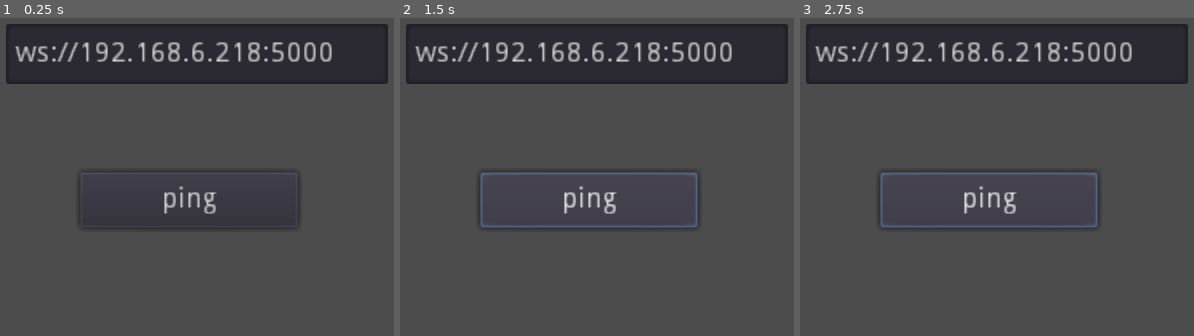
Above: before the commit, frames 1-3 (left to right).
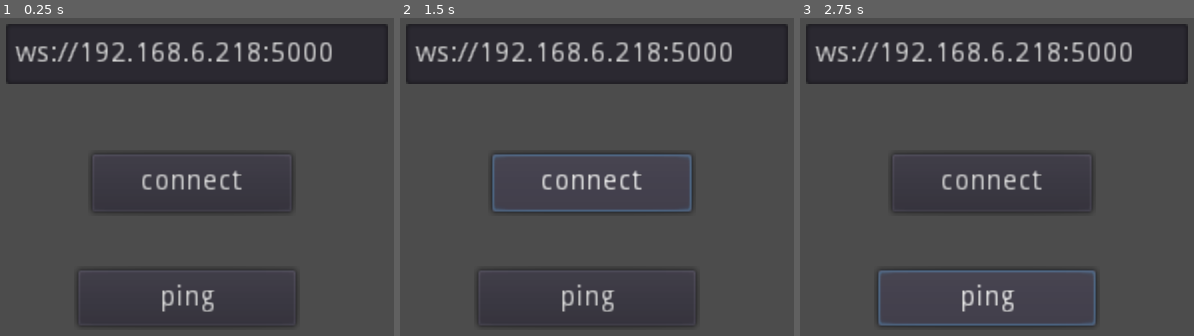
Above: after the commit, the same moments.

Repository: dirkk0/nodejs-godot-websockets
Game: Godot game, scene res://Node2D.tscn
Two runs of this game, one before a commit and one after it. Both use one fixed random seed, a clock stepped at 60 frames per second and the inputs below.
Inputs (mouse positions are in pixels of both pictures, inside the frame that each line leads up to):
- Up to frame 1 (0.25 s): no input
- Up to frame 2 (1.5 s): click "ping" at 0.5 s; click (593, 183) at 1.25 s, where only the run after the commit has a clickable "connect"
- Up to frame 3 (2.75 s): click "ping" at 2 s

The runs differ from the first frame. In frame 1, 2.5% of the frame differs, in the area x 19-76%, y 42-98%; in frame 2, 3.8%; in frame 3, 3.9%.

Commit message:
added connection button

Diff:
--- a/client/Node2D.gd
+++ b/client/Node2D.gd
@@ -3,10 +3,10 @@
 
 var ws = null
 
-var time_start = 0
-var time_now = 0
+func _ready():
+	_connect()
 
-func _ready():
+func _connect():
     ws = WebSocketClient.new()
     ws.connect("connection_established", self, "_connection_established")
     ws.connect("connection_closed", self, "_connection_closed")
@@ -38,9 +38,13 @@
             var test = ws.get_peer(1).get_packet()
             print('recieve %s' % test.get_string_from_ascii ())
 
-func _on_Button_button_down():
+func _on_btn_ping_pressed():
     var str_time = str(OS.get_unix_time())
     print("send time : " + str_time)
 
     if ws.get_peer(1).is_connected_to_host():
         ws.get_peer(1).put_var(str_time)
+
+
+func _on_btn_connect_pressed():
+	_connect()
--- a/client/Node2D.tscn
+++ b/client/Node2D.tscn
@@ -5,11 +5,18 @@
 [node name="Node2D" type="Node2D"]
 script = ExtResource( 1 )
 
-[node name="Button" type="Button" parent="."]
-margin_left = 102.0
-margin_top = 104.0
-margin_right = 211.0
-margin_bottom = 132.0
+[node name="btn_connect" type="Button" parent="."]
+margin_left = 108.0
+margin_top = 95.0
+margin_right = 208.0
+margin_bottom = 124.0
+text = "connect"
+
+[node name="btn_ping" type="Button" parent="."]
+margin_left = 101.0
+margin_top = 153.0
+margin_right = 210.0
+margin_bottom = 181.0
 text = "ping"
 
 [node name="LineEdit" type="LineEdit" parent="."]
@@ -21,4 +28,5 @@
 margin_bottom = 60.0
 text = "ws://192.168.6.218:5000"
 
-[connection signal="button_down" from="Button" to="." method="_on_Button_button_down"]
+[connection signal="pressed" from="btn_connect" to="." method="_on_btn_connect_pressed"]
+[connection signal="pressed" from="btn_ping" to="." method="_on_btn_ping_pressed"]
Not shown, changed: client/export_presets.cfg
Not shown, changed: screenshot.png
